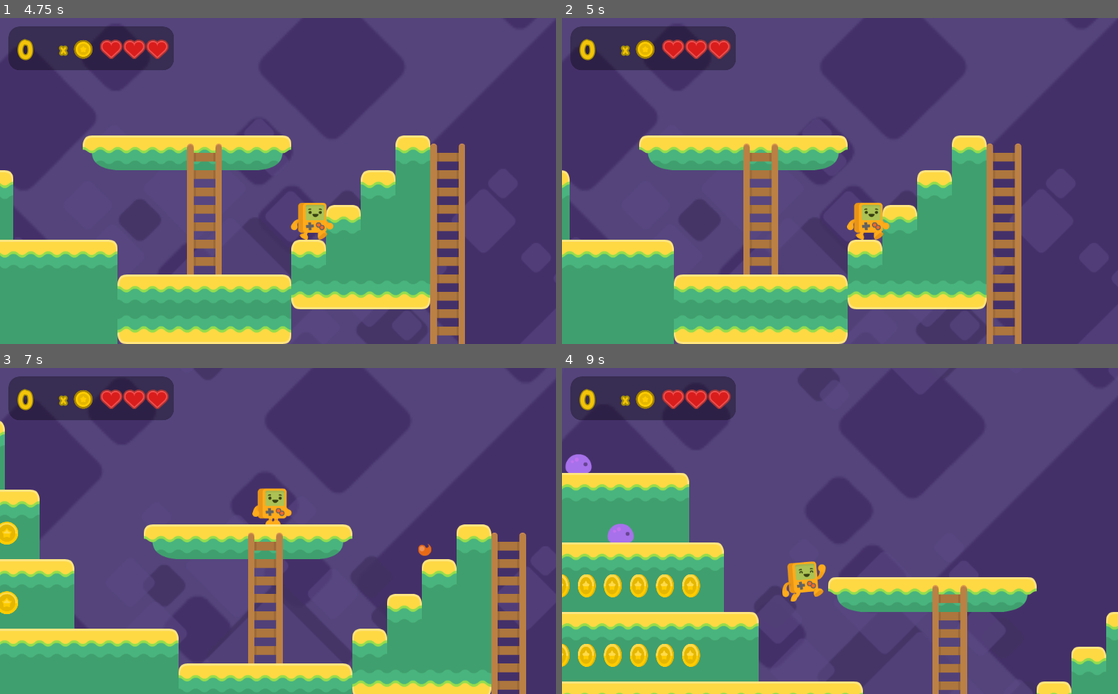
Above: before the commit, frames 1-4 (two rows, left to right).
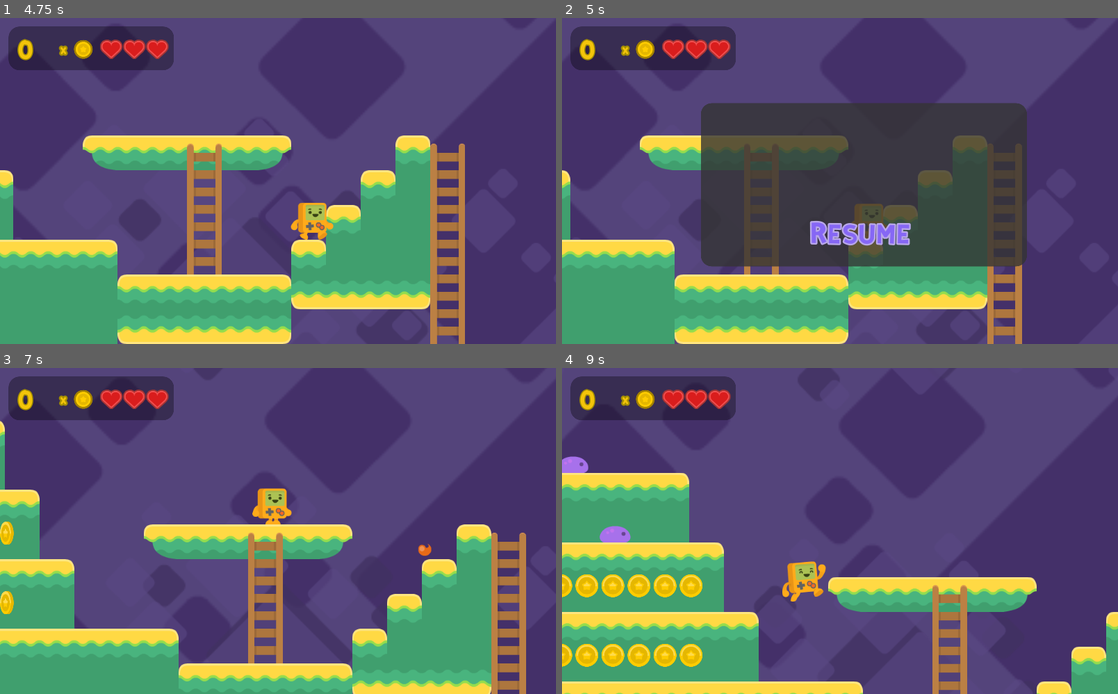
Above: after the commit, the same moments.

Repository: CrabbitSlater/Godot_2D_Tutorial_adv
Game: Godot game, scene res://Assets/TitleMenu.tscn
The game is run twice, just before and just after one commit, with the same random seed, the same clock (stepped at 60 frames per second) and the same inputs.
Inputs (mouse positions are in pixels of both pictures, inside the frame that each line leads up to):
- Up to frame 1 (4.75 s): click "Play" at 0.5 s; hold D (player_right) 1.28-2.78 s; tap V (player_fire) at 1.35, 2.85, 4.35 s; tap Space (player_jump) at 1.52, 2.27, 3.77, 4.52 s; tap Shift (player_run) at 2.1, 3.6 s; hold A (player_left) 2.78-3.53 s; hold D (player_right) from 3.53 s (still down)
- Up to frame 2 (5 s): keep holding D (player_right); tap Escape (Pause_menu) at 4.9 s
- Up to frame 3 (7 s): release D (player_right) at 5 s; click (300, 586) at 5 s, where only the run after the commit has a clickable "Resume"; tap Enter at 5.75 s; hold A (player_left) 5.78-6.53 s; tap Shift (player_run) at 5.85 s; tap Space (player_jump) at 6.02 s; hold D (player_right) from 6.53 s (still down); tap V (player_fire) at 6.6 s
- Up to frame 4 (9 s): release D (player_right) at 7.28 s; hold A (player_left) 7.28-8.78 s; tap Shift (player_run) at 7.35, 8.85 s; tap Space (player_jump) at 7.52, 8.27 s; tap V (player_fire) at 8.1 s; hold D (player_right) from 8.78 s (still down)

Frame 1 is identical in both runs. In frame 2, 30% of the frame differs, in the area x 0-84%, y 26-100%; in frame 3, 0.2%; in frame 4, 1.5%.

Commit message:
Added basic but straightforward pause/resume function on game complete with rudimentary menu- pause menu set to process during pause, and so is the HUD, but unsure if it's good practice to have the HUD on process.
next add settings menu to pause screen (copy or make a scene from title menu) and add animated widgets to pause and title menu for polish
(still not 100% sure how to handle different resolutions in godot- looks like it mostly handles itself in contrast to unity)

Diff:
--- a/Assets/Levels/HUD.gd
+++ b/Assets/Levels/HUD.gd
@@ -2,6 +2,7 @@
 
 var coins:int = 0
 const HEARTS_WIDTH = 53
+
 
 func _ready():
 	$Coins.text=String(coins)
@@ -21,3 +22,21 @@
 	print("empty hearts width should be = "+str((Global.max_lives - Global.lives) * HEARTS_WIDTH))
 	$HeartsEmpty.rect_size.x = (Global.max_lives - Global.lives) * HEARTS_WIDTH
 	$HeartsEmpty.rect_position.x = $HeartsFull.rect_position.x + $HeartsFull.rect_size.x *$HeartsFull.rect_scale.x
+
+func _process(delta):
+	if Input.is_action_just_pressed("Pause_menu"):
+
+		print("pausePress")
+
+		if not $PauseMenu.is_visible_in_tree():
+			$PauseMenu.visible=true
+			get_tree().paused = true
+		else:
+			$PauseMenu.visible=false
+			get_tree().paused = false
+
+
+
+func _on_Resume_button_pressed():
+	$PauseMenu.visible = false
+	get_tree().paused = false
--- a/Assets/Levels/Test_Level.tscn
+++ b/Assets/Levels/Test_Level.tscn
@@ -16,6 +16,7 @@
 [ext_resource path="res://Assets/Objects/Ladder/Ladder_Top.tscn" type="PackedScene" id=14]
 [ext_resource path="res://Assets/UI/UI_Img/hud_heartEmpty.png" type="Texture" id=15]
 [ext_resource path="res://Assets/UI/UI_Img/hud_heartFull.png" type="Texture" id=16]
+[ext_resource path="res://Assets/UI/Fonts/KiriFont.ttf" type="DynamicFontData" id=17]
 
 [sub_resource type="ConvexPolygonShape2D" id=11]
 points = PoolVector2Array( 48, 64, 16, 64, 16, 0, 48, 0 )
@@ -94,6 +95,12 @@
 corner_radius_bottom_right = 20
 corner_radius_bottom_left = 20
 
+[sub_resource type="DynamicFont" id=15]
+size = 40
+outline_size = 3
+outline_color = Color( 0.721569, 0.654902, 0.913725, 1 )
+font_data = ExtResource( 17 )
+
 [node name="Test_Level" type="Node2D"]
 
 [node name="ParallaxBackground" type="ParallaxBackground" parent="."]
@@ -240,6 +247,7 @@
 position = Vector2( 708, 272 )
 
 [node name="HUD" type="CanvasLayer" parent="."]
+pause_mode = 2
 script = ExtResource( 9 )
 
 [node name="Panel" type="Panel" parent="HUD"]
@@ -311,16 +319,21 @@
 margin_bottom = 457.0
 custom_styles/panel = SubResource( 14 )
 
-[node name="Button" type="Button" parent="HUD/PauseMenu"]
-margin_left = 260.0
-margin_top = 251.0
-margin_right = 324.0
-margin_bottom = 271.0
-text = "Resume"
-
 [node name="Animated Widget" type="TextureRect" parent="HUD/PauseMenu"]
 margin_right = 40.0
 margin_bottom = 40.0
+
+[node name="Resume_button" type="Button" parent="HUD/PauseMenu"]
+margin_left = 192.0
+margin_top = 219.0
+margin_right = 396.0
+margin_bottom = 272.0
+custom_colors/font_color = Color( 0.52549, 0.403922, 0.960784, 1 )
+custom_colors/font_color_hover = Color( 0.215686, 0.027451, 0.372549, 1 )
+custom_colors/font_color_pressed = Color( 0.117647, 0.0117647, 0.278431, 1 )
+custom_fonts/font = SubResource( 15 )
+text = "Resume"
+flat = true
 
 [node name="Ladder_Tops" type="Node2D" parent="."]
 position = Vector2( 64, 0 )
@@ -367,3 +380,4 @@
 [connection signal="coin_collected" from="Coin_Container/Coin14" to="HUD" method="_on_coin_collected"]
 [connection signal="coin_collected" from="Coin_Container/Coin15" to="HUD" method="_on_coin_collected"]
 [connection signal="coin_collected" from="Coin_Container/Coin16" to="HUD" method="_on_coin_collected"]
+[connection signal="pressed" from="HUD/PauseMenu/Resume_button" to="HUD" method="_on_Resume_button_pressed"]
Not shown: 1 places in Assets/Levels/Test_Level.tscn that only renumber resources
